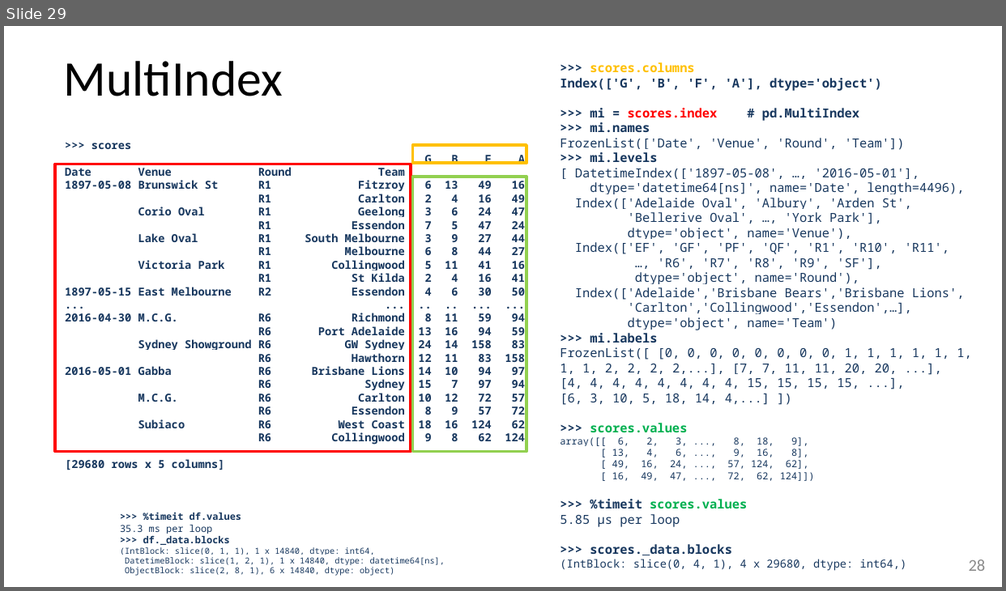
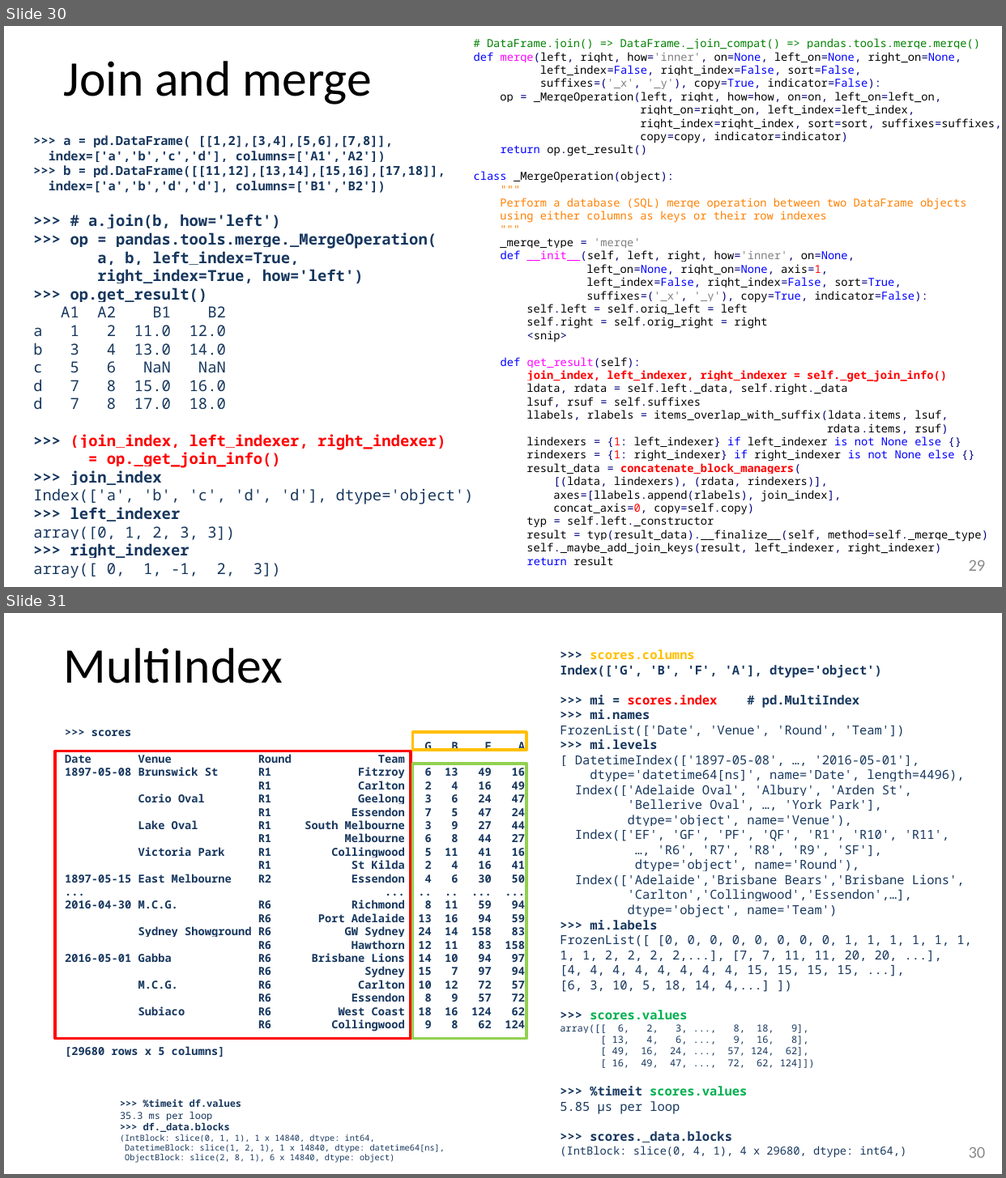
Before and after one commit to stevesimmons/PyDataDC2016-PandasFromTheInside, a slide deck: pfi.pptx. Shown one above the other, each under a label of ours: slide 29 before the commit, slides 30 and 31 after it. The pictures are 1006x591 and 1006x1178 pixels, drawn with LibreOffice and Linux fonts; fonts in the diff are those of the drawing. Boxes give left, top, right and bottom in pixels: in the first picture for what was removed or moved away, otherwise in the second. Text is boxed around its words. In the diff, an @@ line names an element or a change of style, - is before the commit and + after.

Commit message:
Final PyData DC slides

```diff
--- a/pfi.pptx
+++ b/pfi.pptx
@@ slide 30 added at bbox=[4, 26, 1002, 587], background #FFFFFF @@
@@ text added at bbox=[474, 38, 1002, 565], 8 pt, text #000000 @@
+# DataFrame.join() => DataFrame._join_compat() => pandas.tools.merge.merge()
+def merge(left, right, how='inner', on=None, left_on=None, right_on=None,
+left_index=False, right_index=False, sort=False,
+suffixes=('_x', '_y'), copy=True, indicator=False):
+op = _MergeOperation(left, right, how=how, on=on, left_on=left_on,
+right_on=right_on, left_index=left_index,
+right_index=right_index, sort=sort, suffixes=suffixes,
+copy=copy, indicator=indicator)
+return op.get_result()
+class _MergeOperation(object):
+"""
+Perform a database (SQL) merge operation between two DataFrame objects
+using either columns as keys or their row indexes
+"""
+_merge_type = 'merge'
+def __init__(self, left, right, how='inner', on=None,
+left_on=None, right_on=None, axis=1,
+left_index=False, right_index=False, sort=True,
+suffixes=('_x', '_y'), copy=True, indicator=False):
+self.left = self.orig_left = left
+self.right = self.orig_right = right
+<snip>
+def get_result(self):
+join_index, left_indexer, right_indexer = self._get_join_info()
+ldata, rdata = self.left._data, self.right._data
+lsuf, rsuf = self.suffixes
+llabels, rlabels = items_overlap_with_suffix(ldata.items, lsuf,
+rdata.items, rsuf)
+lindexers = {1: left_indexer} if left_indexer is not None else {}
+rindexers = {1: right_indexer} if right_indexer is not None else {}
+result_data = concatenate_block_managers(
+[(ldata, lindexers), (rdata, rindexers)],
+axes=[llabels.append(rlabels), join_index],
+concat_axis=0, copy=self.copy)
+typ = self.left._constructor
+result = typ(result_data).__finalize__(self, method=self._merge_type)
+self._maybe_add_join_keys(result, left_indexer, right_indexer)
+return result
@@ title added at bbox=[64, 61, 371, 105], 36 pt, text #000000 @@
+Join and merge
@@ text added at bbox=[33, 135, 474, 578], 11 pt, text #17375E, bold @@
+>>> a = pd.DataFrame( [[1,2],[3,4],[5,6],[7,8]],
+index=['a','b','c','d'], columns=['A1','A2'])
+>>> b = pd.DataFrame([[11,12],[13,14],[15,16],[17,18]],
+index=['a','b','d','d'], columns=['B1','B2'])
+>>> # a.join(b, how='left')
+>>> op = pandas.tools.merge._MergeOperation(
+a, b, left_index=True,
+right_index=True, how='left')
+>>> op.get_result()
+A1 A2 B1 B2
+a 1 2 11.0 12.0
+b 3 4 13.0 14.0
+c 5 6 NaN NaN
+d 7 8 15.0 16.0
+d 7 8 17.0 18.0
+>>> (join_index, left_indexer, right_indexer)
+= op._get_join_info()
+>>> join_index
+Index(['a', 'b', 'c', 'd', 'd'], dtype='object')
+>>> left_indexer
+array([0, 1, 2, 3, 3])
+>>> right_indexer
+array([ 0, 1, -1, 2, 3])
@@ page number added at bbox=[969, 561, 986, 571], 12 pt, text #8C8C8C @@
+29
@@ what was slide 29 is now slide 31 @@
@@ page number at bbox=[969, 1148, 986, 1158]: text changed @@
-28
+30
```
Also in this commit, not shown: 9 slides changed, 1 other slide added, 1 other file.
